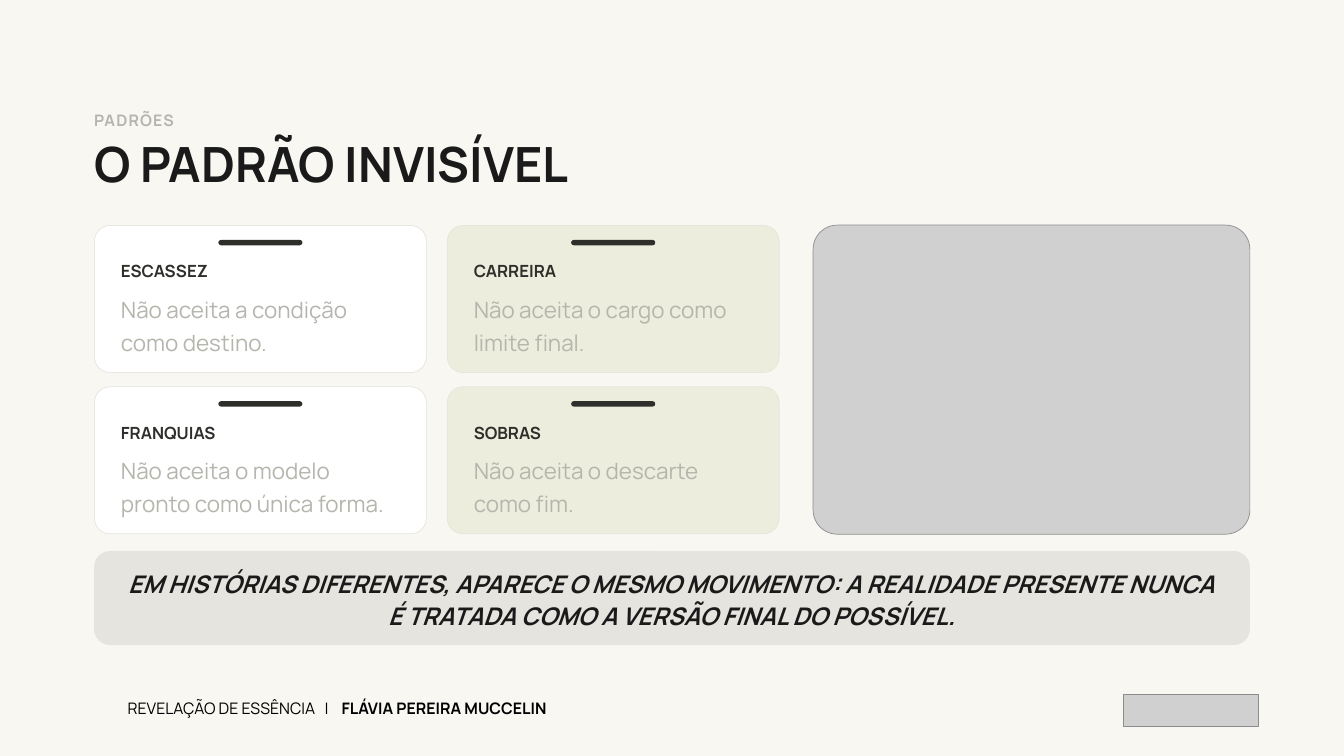
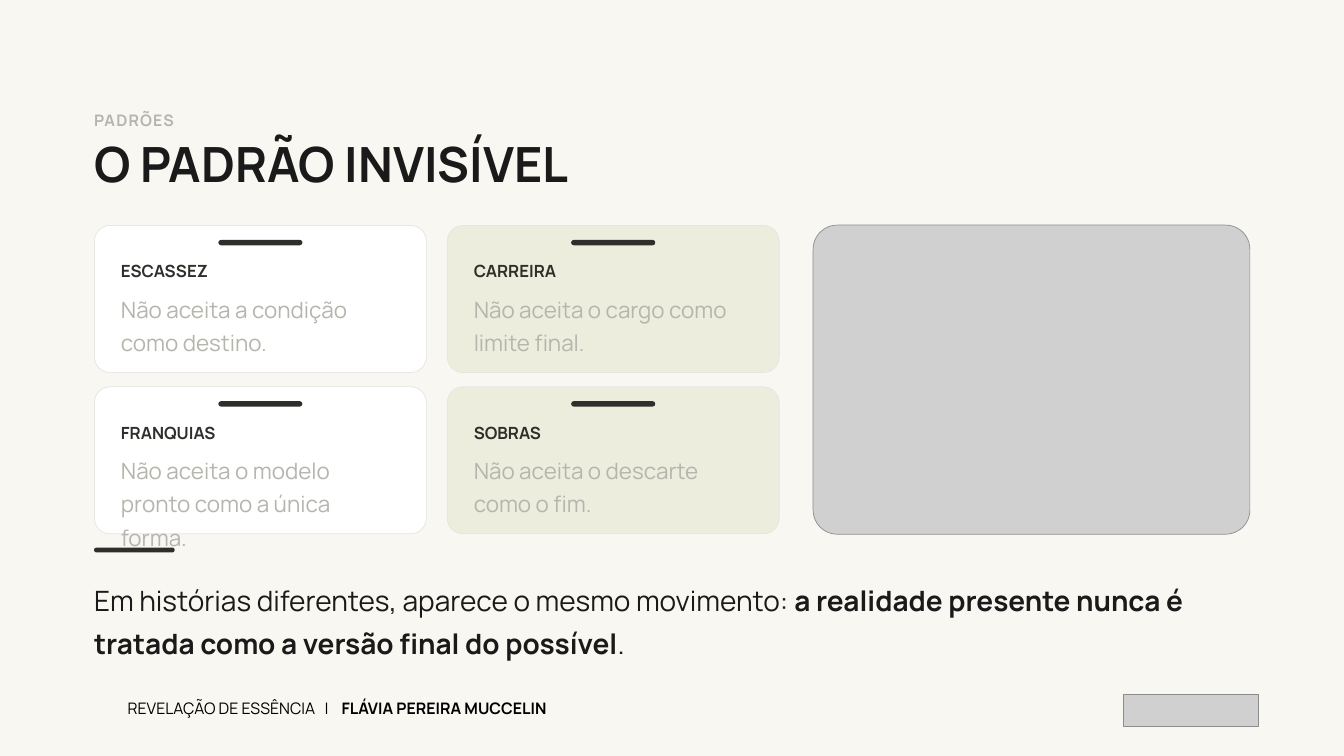
Before and after one commit to kellyalbertkabrand/Apresentacao_Revelacao_de_Essencia, a slide deck: slide 14 of Revelacao-de-Essencia-Flavia-Pereira-Muccelin.pptx (slide 10 before the commit). Drawn at 1344x756 pixels with LibreOffice and Linux fonts; fonts in the diff are those of the drawing; grey boxes stand for pictures. Boxes give left, top, right and bottom in pixels: in the first picture for what was removed or moved away, otherwise in the second. Text is boxed around its words. In the diff, an @@ line names an element or a change of style, - is before the commit and + after.

```diff
--- a/Revelacao-de-Essencia-Flavia-Pereira-Muccelin.pptx
+++ b/Revelacao-de-Essencia-Flavia-Pereira-Muccelin.pptx
@@ text at [121, 462, 331, 553]: text changed @@
-Não aceita o modelo pronto como única forma.
+Não aceita o modelo pronto como a única forma.
@@ text at [474, 463, 699, 512]: text changed @@
-Não aceita o descarte como fim.
+Não aceita o descarte como o fim.
@@ rounded rectangle removed at [94, 551, 1250, 645] @@
@@ rounded rectangle added at [94, 548, 175, 552], fill #2E2E2A @@
@@ text at [94, 588, 1183, 661]: text changed; size 26 to 30 pt; italic off @@
-EM HISTÓRIAS DIFERENTES, APARECE O MESMO MOVIMENTO: A REALIDADE PRESENTE NUNCA É TRATADA COMO A VERSÃO FINAL DO POSSÍVEL.
+Em histórias diferentes, aparece o mesmo movimento: a realidade presente nunca é tratada como a versão final do possível.
@@ text "Em histórias diferentes, aparece o ..." at [94, 588, 1183, 661]: vertical alignment middle to top @@
```
Also in this commit, not shown: 16 other slides changed, 7 slides added, 1 other file.
